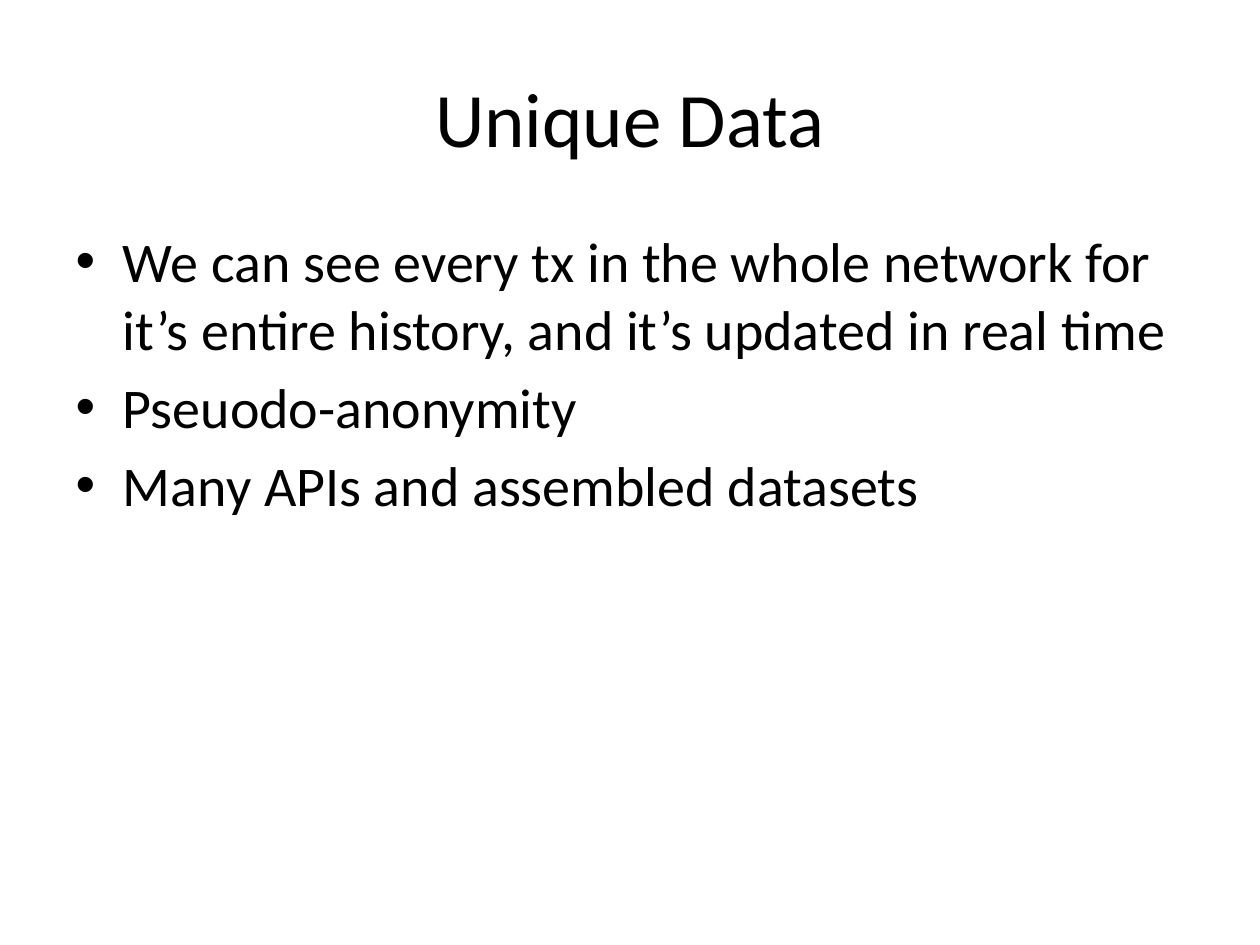
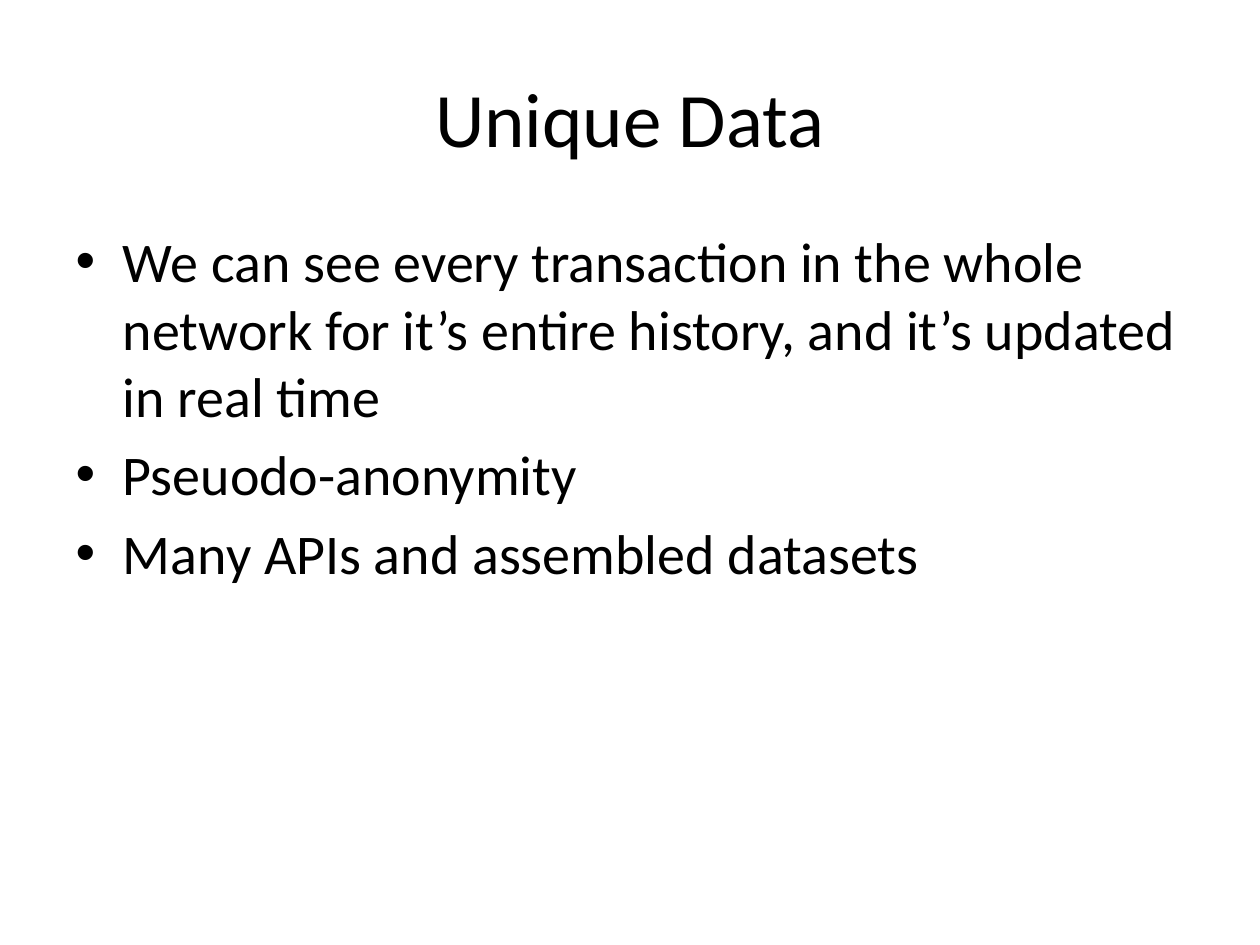
Before and after one commit to dc1340/cornell_data_hackathon_2_2016, a slide deck: slide 8 of Hackathon_Presentation.pptx. Drawn at 1260x945 pixels with LibreOffice and Linux fonts; fonts in the diff are those of the drawing. Boxes give left, top, right and bottom in pixels: in the first picture for what was removed or moved away, otherwise in the second. Text is boxed around its words. In the diff, an @@ line names an element or a change of style, - is before the commit and + after.

```diff
--- a/Hackathon_Presentation.pptx
+++ b/Hackathon_Presentation.pptx
@@ text at (123,243,1175,418): text changed @@
-• We can see every tx in the whole network for it’s entire history, and it’s updated in real time
+• We can see every transaction in the whole network for it’s entire history, and it’s updated in real time
```
Also in this commit, not shown: 2 other slides changed, 4 other files.
